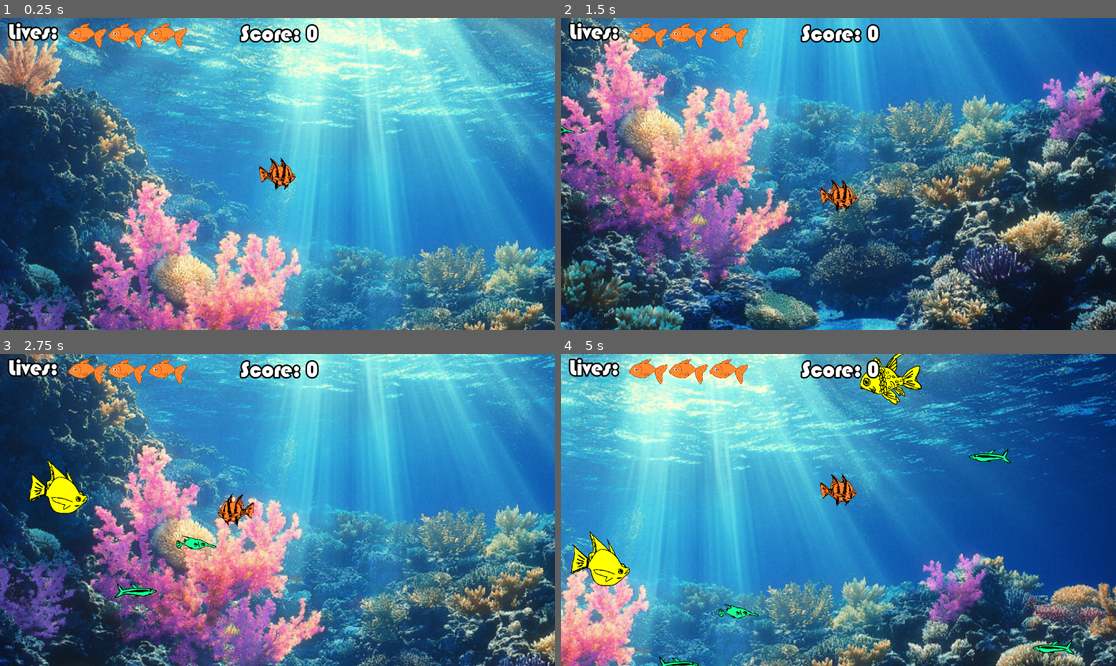
Above: before the commit, frames 1-4 (two rows, left to right).
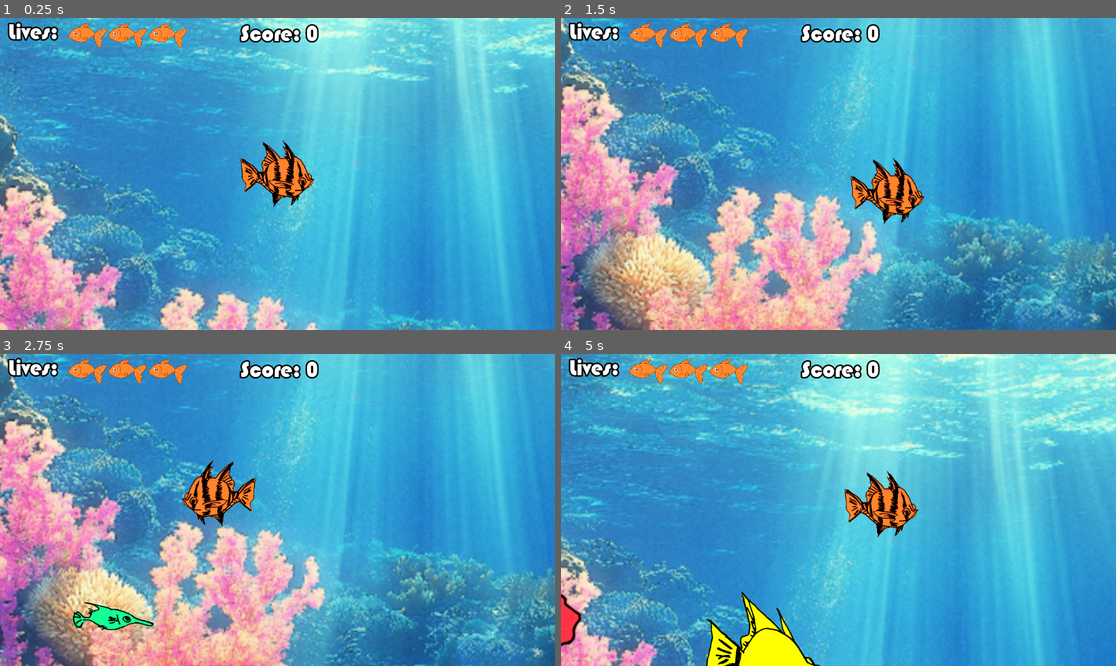
Above: after the commit, the same moments.

Repository: cpbarrett9/fish-game
Game: Godot game, scene res://Scenes/Levels/main.tscn
The game is run twice, just before and just after one commit, with the same random seed, the same clock (stepped at 60 frames per second) and the same inputs.
Inputs (mouse positions are in pixels of both pictures, inside the frame that each line leads up to):
- Up to frame 1 (0.25 s): no input
- Up to frame 2 (1.5 s): tap Enter at 0.5 s; move the mouse to (810, 236) at 0.52 s; move the mouse to (1005, 220) at 1.27 s
- Up to frame 3 (2.75 s): move the mouse to (111, 463) at 2.02 s
- Up to frame 4 (5 s): move the mouse to (866, 510) at 2.77 s; move the mouse to (755, 432) at 3.52 s; move the mouse to (960, 494) at 4.27 s

The runs differ from the first frame. In frame 1, 73% of the frame differs, in the area x 0-100%, y 0-100%; in frame 2, 92%; in frame 3, 76%; in frame 4, 88%.

Commit message:
Dying, respawning, and lives working

Diff:
--- a/Scenes/Levels/main.tscn
+++ b/Scenes/Levels/main.tscn
@@ -55,10 +55,12 @@
 disabled = true
 
 [node name="Camera2D" type="Camera2D" parent="PlayerFish"]
+zoom = Vector2(2, 2)
 limit_left = 0
 limit_top = 0
 limit_right = 1696
 limit_bottom = 951
+position_smoothing_enabled = true
 
 [node name="NPC_Fish" type="Area2D" parent="."]
 position = Vector2(350, 400)
--- a/Scenes/Levels/score_label.gd
+++ b/Scenes/Levels/score_label.gd
@@ -7,5 +7,8 @@
 		main_node.connect("score_changed", Callable(self, "_on_score_changed"))
 		text = "Score: " + str(main_node.score)
 
+func updateScoreManually():
+	text = "Score: " + str(main_node.score)
+
 func _on_score_changed(new_score):
 	text = "Score: " + str(new_score)
--- a/Scenes/Objects/npc_fish_large.gd
+++ b/Scenes/Objects/npc_fish_large.gd
@@ -36,6 +36,8 @@
 			node_main.set_score(pointValue)
 			#print(str(main.score))
 			queue_free()
+		else:
+			player.gameOver()
 
 func bob() -> void:
 	var tween = create_tween().set_loops()
--- a/Scripts/main.gd
+++ b/Scripts/main.gd
@@ -18,6 +18,9 @@
 func getScore() -> int:
 	return score
 
+func setScore(inputScore: int) -> void:
+	score = inputScore
+
 func getSize() -> int:
 	return playerSize
 
--- a/Scripts/npc_fish_large.gd
+++ b/Scripts/npc_fish_large.gd
@@ -36,6 +36,8 @@
 			node_main.set_score(pointValue)
 			#print(str(main.score))
 			queue_free()
+		else:
+			player.gameOver()
 
 func bob() -> void:
 	var tween = create_tween().set_loops()
--- a/Scripts/npc_fish_medium.gd
+++ b/Scripts/npc_fish_medium.gd
@@ -51,6 +51,8 @@
 			node_main.set_score(pointValue)
 			#print(str(main.score))
 			queue_free()
+		else:
+			player.gameOver()
 
 func bob() -> void:
 	var tween = create_tween().set_loops()
--- a/Scripts/player_fish.gd
+++ b/Scripts/player_fish.gd
@@ -1,11 +1,11 @@
 extends CharacterBody2D
 
-@export var speed: float = 5.0  # Higher = faster follow
-@onready var sprite = $Sprite2D
-@onready var size: int = 1
-@onready var node_main: Node = get_node("/root/Main")
-@onready var collisionpolygon = $CollisionPolygon2DTEST
-@onready var characterbody = $CharacterBody2D
+@export var 		speed: float = 5.0  # Higher = faster follow
+@onready var 	sprite = $Sprite2D
+@onready var 	size: int = 1
+@onready var 	node_main: Node = get_node("/root/Main")
+@onready var 	collisionpolygon = $CollisionPolygon2DTEST
+@onready var 	characterbody = $CharacterBody2D
 
 # Scores thresholds triggering sizes + tracking booleans:
 @export var scoreToWin = 300
@@ -14,6 +14,14 @@
 var largeTriggered: bool = false
 @export var scoreForMedium = 50
 var mediumTriggered: bool = false
+
+# For disabling/enabling movement:
+var movementEnabled: bool = true
+
+# For tracking if the gameOver function is *currently* running:
+var isGameOver: bool = false
+
+###################################################################################################
 
 # Called when the node enters the scene tree for the first time.
 func _ready() -> void:
@@ -37,9 +45,10 @@
 		size = 2 #2 = SMALL
 		mediumTriggered = true
 
-	# Get mouse position and float towards it
-	var target = get_global_mouse_position()
-	position = position.lerp(target, speed * delta)
+	# Get mouse position and float towards it...
+	if movementEnabled == true:
+		var target = get_global_mouse_position()
+		position = position.lerp(target, speed * delta)
 
 	# Flip sprite depending on position of mouse
 	var mouse_pos = get_global_mouse_position()
@@ -49,43 +58,36 @@
 		sprite.flip_h = false  # face right
 
 	# Increasing size based on score:
-	if node_main.getScore() >= 20 && node_main.getScore() < 60:
-		growSize(1.2, 1.2)
-		node_main.incrementSize
-	if node_main.getScore() >= 40:
-		growSize(1.4, 1.4)
-		node_main.incrementSize
-	if node_main.getScore() >= 60:
-		growSize(1.6, 1.6)
-		node_main.incrementSize
-	if node_main.getScore() >= 80:
-		growSize(1.8, 1.8)
-		node_main.incrementSize
-	if node_main.getScore() >= 100:
-		growSize(2, 2)
-		node_main.incrementSize
-	if node_main.getScore() >= 150:
-		growSize(2.3, 2.3)
-		node_main.incrementSize
-	if node_main.getScore() >= 200:
-		growSize(2.6, 2.6)
-		node_main.incrementSize
-	if node_main.getScore() >= 250:
-		growSize(3, 3)
-		node_main.incrementSize
-	#if node_main.getScore() >= 1000:
-		#growSize()
-		#node_main.incrementSize
-	#if node_main.getScore() >= 1000:
-		#growSize()
-		#node_main.incrementSize
-	#if node_main.getScore() >= 1000:
-		#growSize()
-		#node_main.incrementSize
-	#if node_main.getScore() >= 1000:
-		#growSize()
-		#node_main.incrementSize
+	var x: float = 1 + ( node_main.getScore()*0.01 )
+	var y: float = 1 + ( node_main.getScore()*0.01 )
+	scale = Vector2(x, y)
 
+func gameOver():
+	# Hide sprite / display message:
+	if !isGameOver:
+		isGameOver = true
+		$CollisionPolygon2D.disabled = true # Disable collision so fish aren't getting eaten during gameover
+		$CollisionShape2D.disabled = true
+		sprite.visible = false
+		movementEnabled = false
+		node_main.numLives -= 1
 
-func growSize(x: float, y: float):
-	scale = Vector2(x, y)  # Doubles the size instantly
+		if node_main.numLives >= 0: # Repsawn if lives remain
+			await get_tree().create_timer(3).timeout # Wait 3 seconds, then run RESPAWN code:
+
+			# Reset score to last threshold achieved:
+			if node_main.getScore() > scoreForLarge : node_main.setScore(scoreForLarge)
+			elif node_main.getScore() > scoreForMedium : node_main.setScore(scoreForMedium)
+			else: node_main.setScore(0)
+
+			# Restore position and re-enable stuff
+			$CollisionPolygon2D.disabled = false
+			$CollisionShape2D.disabled = false
+			sprite.visible = true
+			movementEnabled = true
+			position = Vector2(577, 325)
+			$"../CanvasLayer/ScoreLabel".updateScoreManually() # Manually set the label to update to new score
+			isGameOver = false
+
+		else: # If not, then game over for real
+			print("Game Over!")
Not shown: 1 places in Scenes/3Lives.tscn that only renumber resources
Not shown: 1 places in Scenes/Levels/main.tscn that only renumber resources
